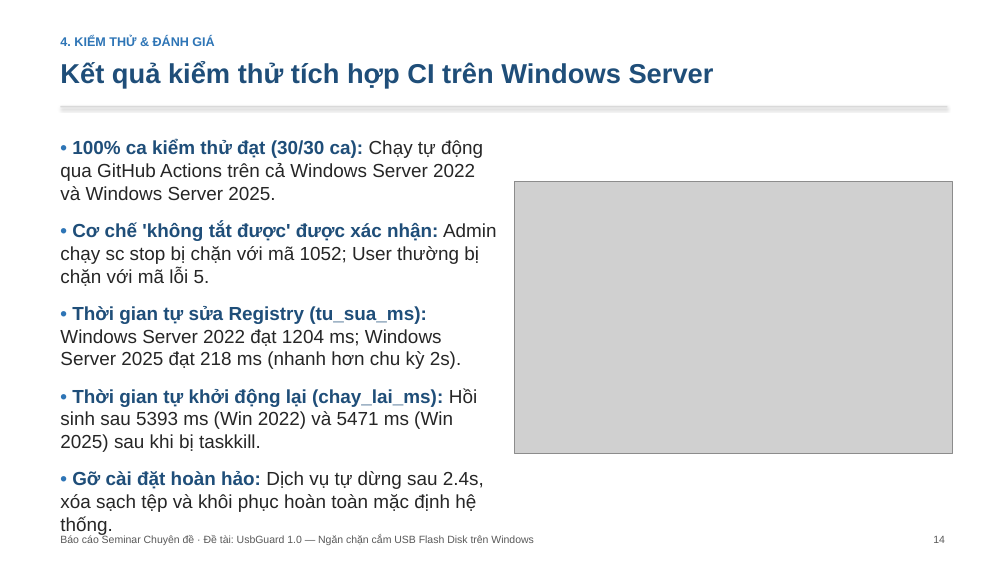
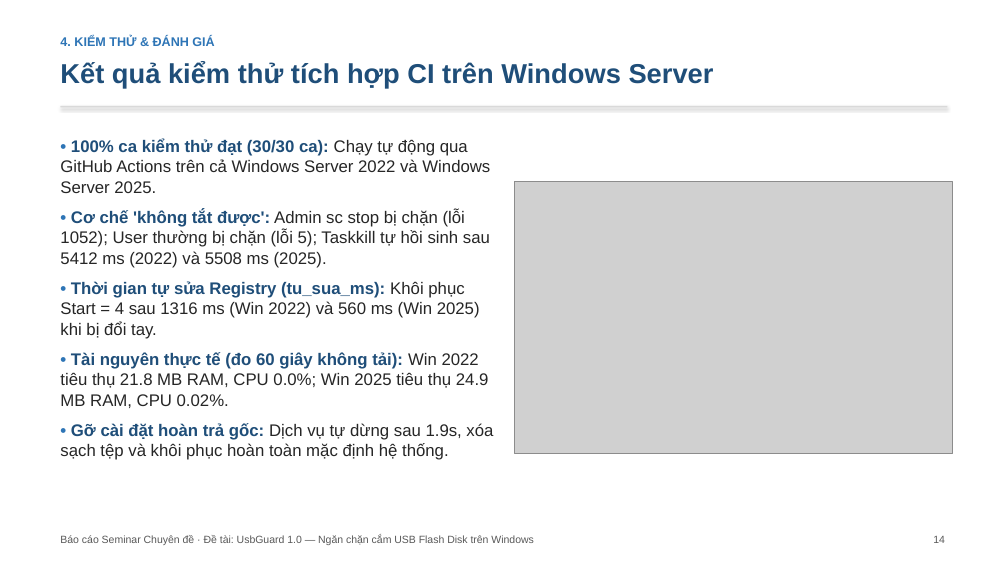
Before and after one commit to hungphamwp/usbguard, a slide deck: slide 14 of slide/SLIDE-UsbGuard.pptx. Drawn at 1008x567 pixels with LibreOffice and Linux fonts; fonts in the diff are those of the drawing; grey boxes stand for pictures. Boxes give left, top, right and bottom in pixels: in the first picture for what was removed or moved away, otherwise in the second. Text is boxed around its words. In the diff, an @@ line names an element or a change of style, - is before the commit and + after.

```diff
--- a/slide/SLIDE-UsbGuard.pptx
+++ b/slide/SLIDE-UsbGuard.pptx
@@ text at [60,139,490,193]: size 18 to 16 pt in "• 100% ca kiểm thử đạt (30/30 ..."; less space between paragraphs @@
@@ text at [60,210,493,460]: text changed; size 18 to 16 pt @@
-• Cơ chế 'không tắt được' được xác nhận: Admin chạy sc stop bị chặn với mã 1052; User thường bị chặn với mã lỗi 5.
-• Thời gian tự sửa Registry (tu_sua_ms): Windows Server 2022 đạt 1204 ms; Windows Server 2025 đạt 218 ms (nhanh hơn chu kỳ 2s).
-• Thời gian tự khởi động lại (chay_lai_ms): Hồi sinh sau 5393 ms (Win 2022) và 5471 ms (Win 2025) sau khi bị taskkill.
-• Gỡ cài đặt hoàn hảo: Dịch vụ tự dừng sau 2.4s, xóa sạch tệp và khôi phục hoàn toàn mặc định hệ thống.
+• Cơ chế 'không tắt được': Admin sc stop bị chặn (lỗi 1052); User thường bị chặn (lỗi 5); Taskkill tự hồi sinh sau 5412 ms (2022) và 5508 ms (2025).
+• Thời gian tự sửa Registry (tu_sua_ms): Khôi phục Start = 4 sau 1316 ms (Win 2022) và 560 ms (Win 2025) khi bị đổi tay.
+• Tài nguyên thực tế (đo 60 giây không tải): Win 2022 tiêu thụ 21.8 MB RAM, CPU 0.0%; Win 2025 tiêu thụ 24.9 MB RAM, CPU 0.02%.
+• Gỡ cài đặt hoàn trả gốc: Dịch vụ tự dừng sau 1.9s, xóa sạch tệp và khôi phục hoàn toàn mặc định hệ thống.
```
Also in this commit, not shown: 14 other slides changed, 11 other files.
